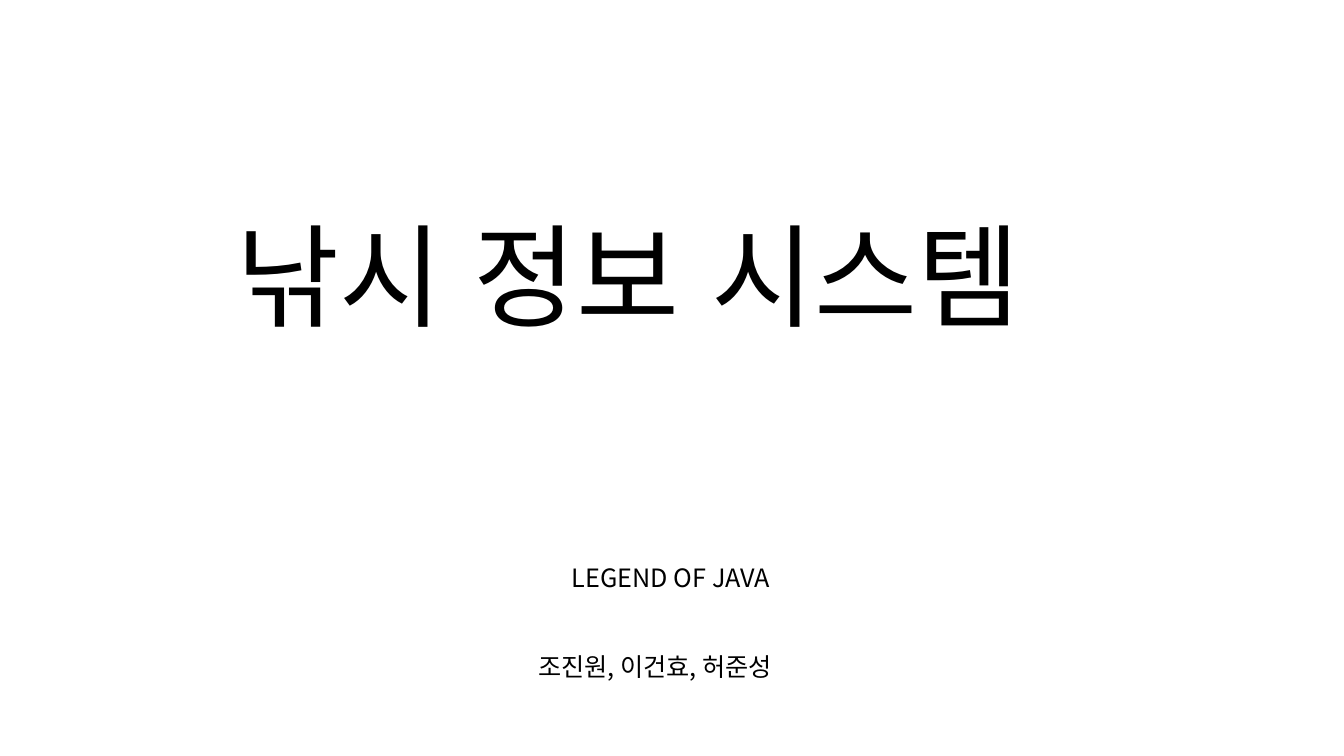
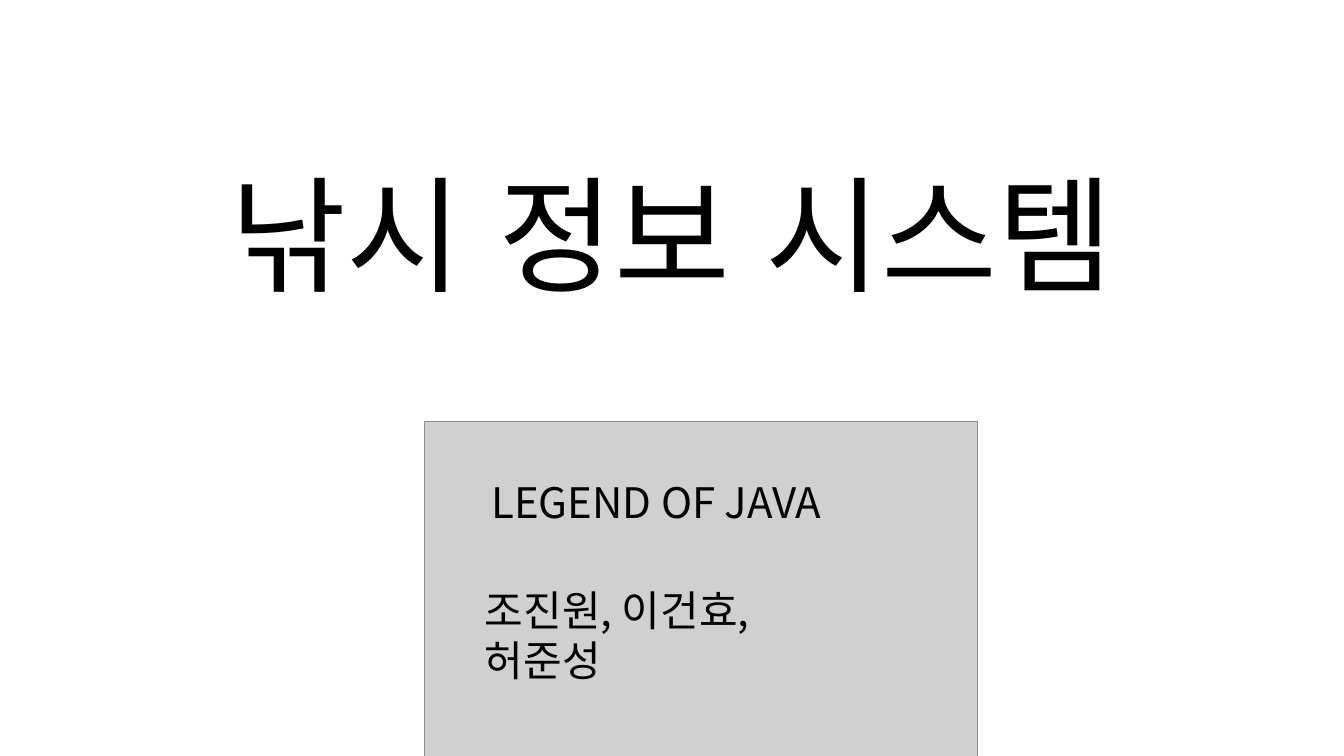
Before and after one commit to JunseongHeo/FishingInformationSystem, a slide deck: slide 1 of Presentation/LegendOfJava.pptm. Drawn at 1344x756 pixels with LibreOffice and Linux fonts; fonts in the diff are those of the drawing; grey boxes stand for pictures; background and template pictures are left out. Boxes give left, top, right and bottom in pixels: in the first picture for what was removed or moved away, otherwise in the second. Text is boxed around its words. In the diff, an @@ line names an element or a change of style, - is before the commit and + after.

```diff
--- a/Presentation/LegendOfJava.pptm
+++ b/Presentation/LegendOfJava.pptm
@@ text "낚시 정보 시스템": place and size @@
-text "낚시 정보 시스템" at bbox=[236, 225, 1020, 327]
+text "낚시 정보 시스템" at bbox=[231, 177, 1113, 292]
@@ text "낚시 정보 시스템" at bbox=[231, 177, 1113, 292]: size 80 to 90 pt; alignment left to centre @@
@@ picture added at bbox=[424, 421, 978, 756] @@
@@ text "LEGEND OF JAVA" at bbox=[491, 486, 821, 519]: size 18 to 30 pt @@
@@ text "LEGEND OF JAVA": place and size @@
-text "LEGEND OF JAVA" at bbox=[572, 568, 770, 588]
+text "LEGEND OF JAVA" at bbox=[491, 486, 821, 519]
@@ text "조진원, 이건효, 허준성": place and size @@
-text "조진원, 이건효, 허준성" at bbox=[538, 655, 772, 681]
+text "조진원, 이건효, 허준성" at bbox=[485, 591, 750, 680]
@@ text "조진원, 이건효, 허준성" at bbox=[485, 591, 750, 680]: size 18 to 30 pt @@
```
Also in this commit, not shown: 1 other slide changed, 1 slide added, 1 slide removed, 26 other files.
